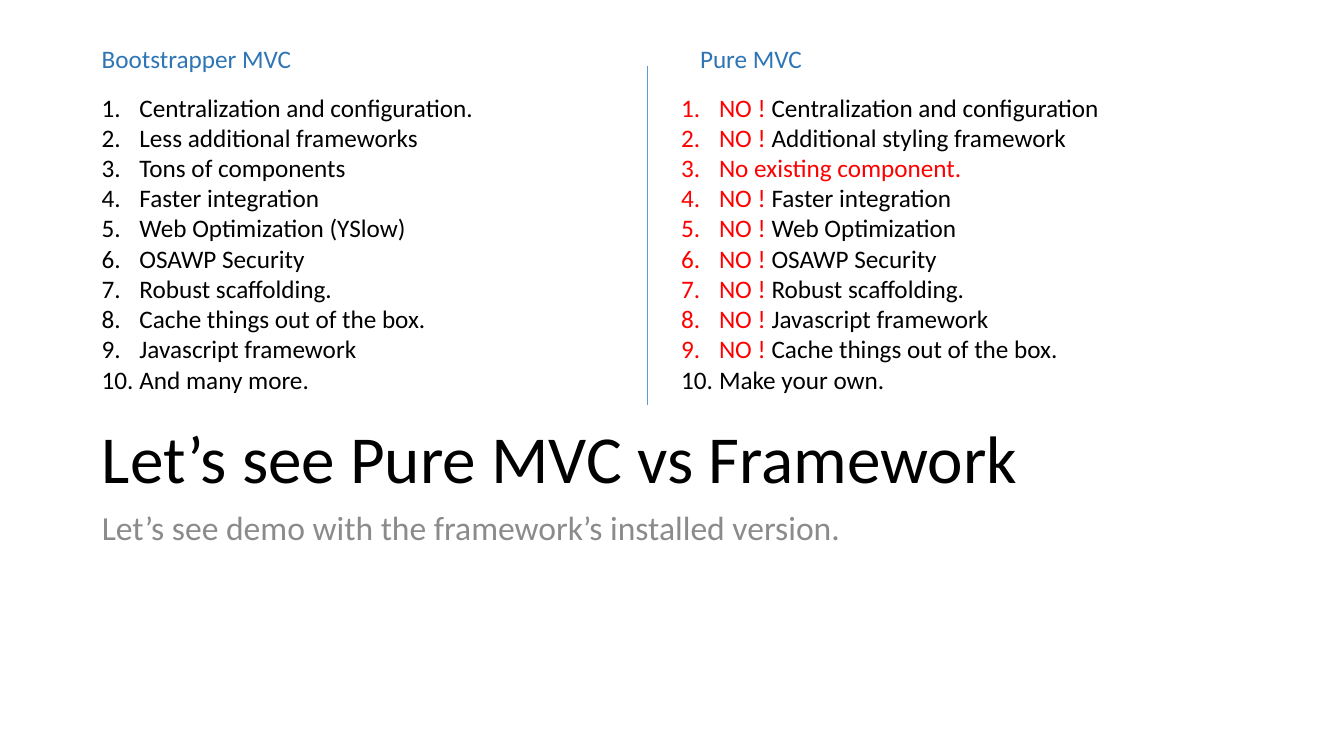
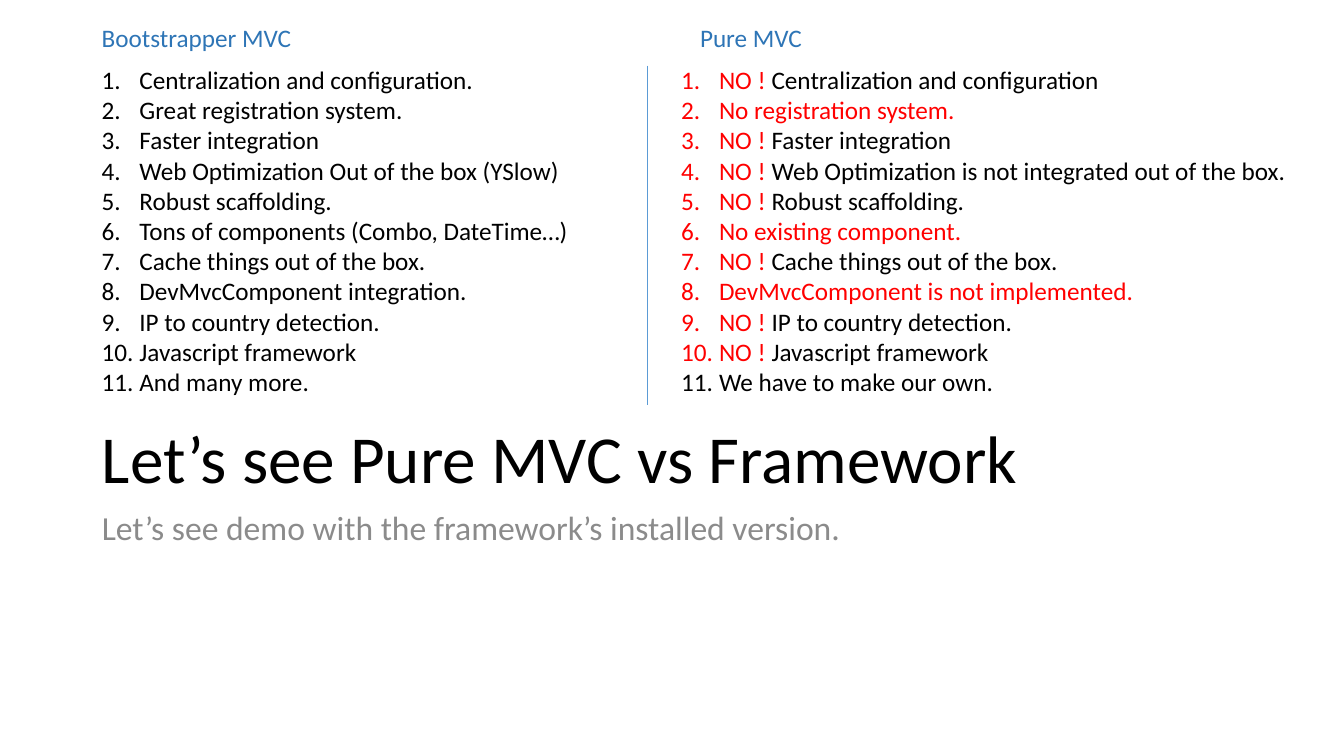
Before and after one commit to accorddeveloper/ASP.NET-MVC-Bootstrapper-Installed-Example, a slide deck: slide 7 of ASP.NET Presentation_2.pptx. Drawn at 1344x756 pixels with LibreOffice and Linux fonts; fonts in the diff are those of the drawing. Boxes give left, top, right and bottom in pixels: in the first picture for what was removed or moved away, otherwise in the second. Text is boxed around its words. In the diff, an @@ line names an element or a change of style, - is before the commit and + after.

Commit message:
Slides and cache from query updated
Slides and cache from query updated

```diff
--- a/ASP.NET Presentation_2.pptx
+++ b/ASP.NET Presentation_2.pptx
@@ text "Bootstrapper MVC": place and size @@
-text "Bootstrapper MVC" at (102,51,291,72)
+text "Bootstrapper MVC" at (102,30,291,51)
@@ text "Pure MVC": place and size @@
-text "Pure MVC" at (700,51,802,68)
+text "Pure MVC" at (700,30,802,47)
@@ text "Centralization and configuration.": place and size @@
-text "Centralization and configuration." at (139,99,472,393)
+text "Centralization and configuration." at (139,71,568,395)
@@ text "NO ! Centralization and configuration": place and size @@
-text "NO ! Centralization and configuration" at (719,99,1099,393)
+text "NO ! Centralization and configuration" at (719,71,1285,392)
@@ text at (139,101,402,124): text changed @@
-2. Less additional frameworks
-3. Tons of components
+2. Great registration system.
@@ text at (719,101,1285,215): text changed @@
-2. NO ! Additional styling framework
+2. No registration system.
+3. NO ! Faster integration
+4. NO ! Web Optimization is not integrated out of the box.
+5. NO ! Robust scaffolding.
@@ text at (139,161,559,184): text changed @@
-5. Web Optimization (YSlow)
-6. OSAWP Security
+4. Web Optimization Out of the box (YSlow)
@@ text at (139,221,568,244): paragraph added @@
+6. Tons of components (Combo, DateTime…)
@@ text at (719,252,1133,335): text changed @@
-4. NO ! Faster integration
-5. NO ! Web Optimization
-6. NO ! OSAWP Security
-7. NO ! Robust scaffolding.
+7. NO ! Cache things out of the box.
+8. DevMvcComponent is not implemented.
+9. NO ! IP to country detection.
@@ text at (139,282,466,335): paragraphs added @@
+8. DevMvcComponent integration.
+9. IP to country detection.
@@ text at (719,373,993,392): text changed @@
-9. NO ! Cache things out of the box.
-10. Make your own.
+11. We have to make our own.
```
Also in this commit, not shown: 6 other slides changed, 1 slide added, 2 other files.
